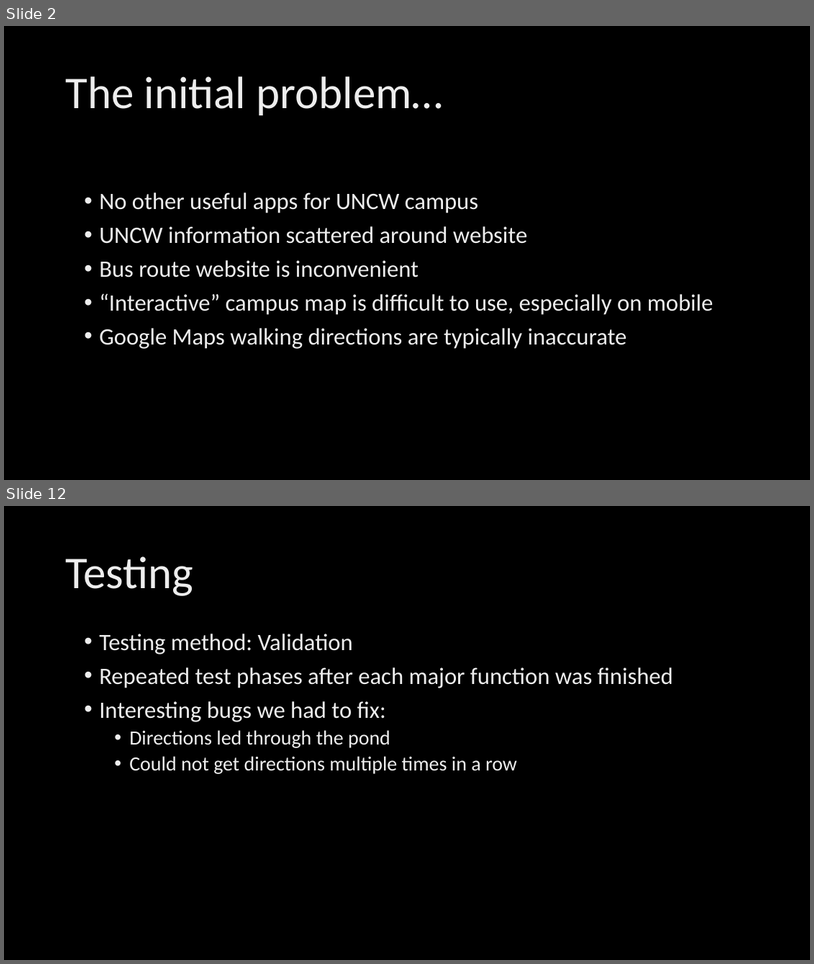
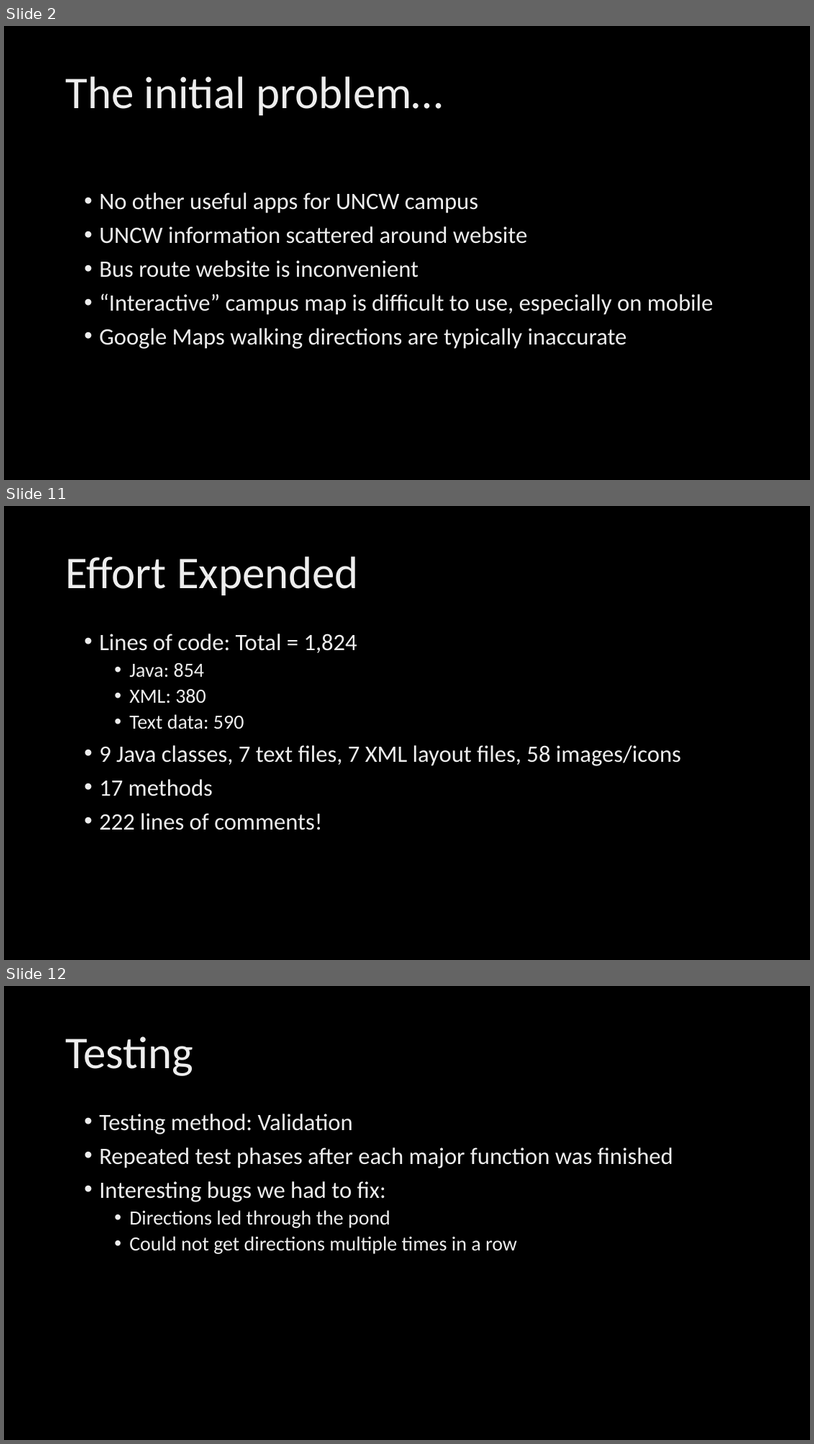
Before and after one commit to ksierrac/Atlas-Prestige, a slide deck: projectpresentation.pptx. Shown one above the other, each under a label of ours: slides 2 and 12 before the commit, slides 2, 11 and 12 after it; the slides between them are not shown. The pictures are 814x964 and 814x1444 pixels, drawn with LibreOffice and Linux fonts; fonts in the diff are those of the drawing; background and template pictures are left out. Boxes give left, top, right and bottom in pixels: in the first picture for what was removed or moved away, otherwise in the second. Text is boxed around its words. In the diff, an @@ line names an element or a change of style, - is before the commit and + after.

```diff
--- a/projectpresentation.pptx
+++ b/projectpresentation.pptx
@@ slide 11 added at [4,506,810,960], background picture (left out) @@
@@ title added at [65,556,359,595], 54 pt, text gradient #BFBFBF to #EDEDED to #FFFFFF @@
+Effort Expended
@@ text added at [99,633,682,830], 28 pt, text gradient #BFBFBF to #EDEDED to #FFFFFF @@
+• Lines of code: Total = 1,824
+  • Java: 854
+  • XML: 380
+  • Text data: 590
+• 9 Java classes, 7 text files, 7 XML layout files, 58 images/icons
+• 17 methods
+• 222 lines of comments!
```
Also in this commit, not shown: 9 slides changed, 1 slide removed, 3 other files.
